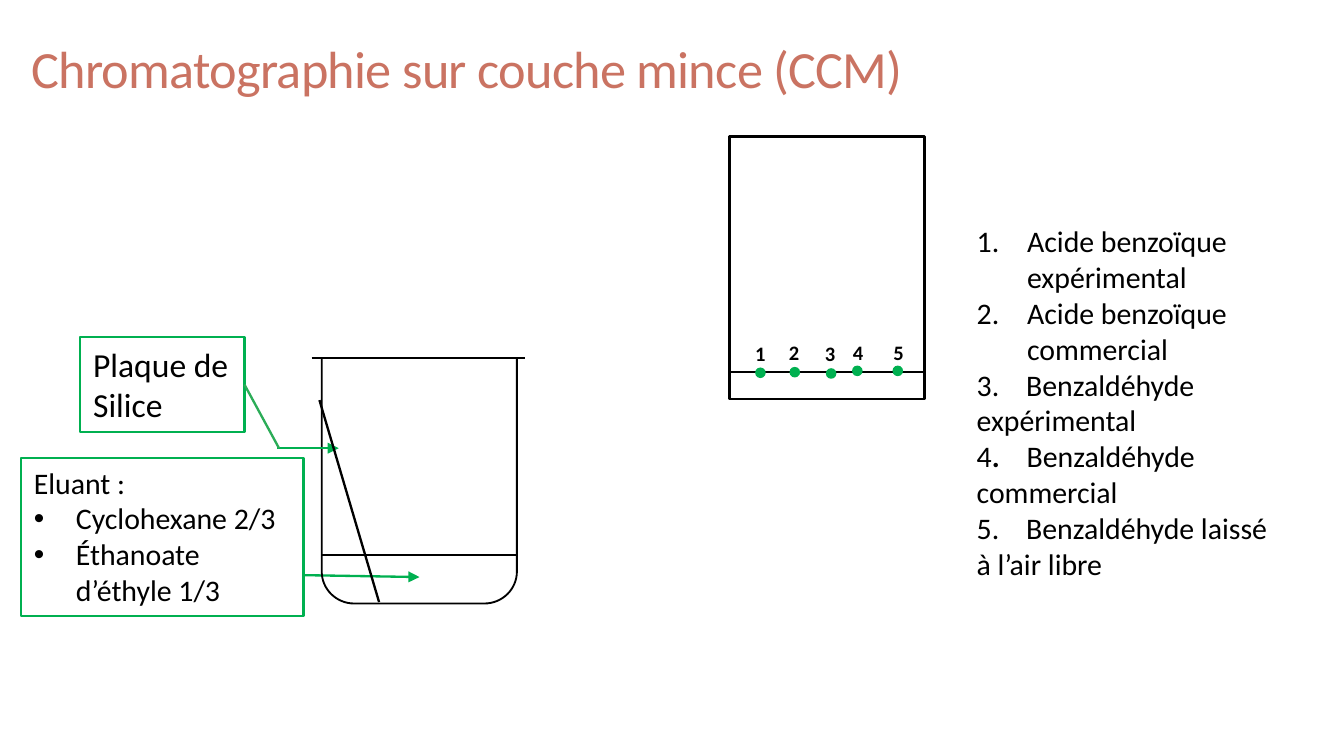
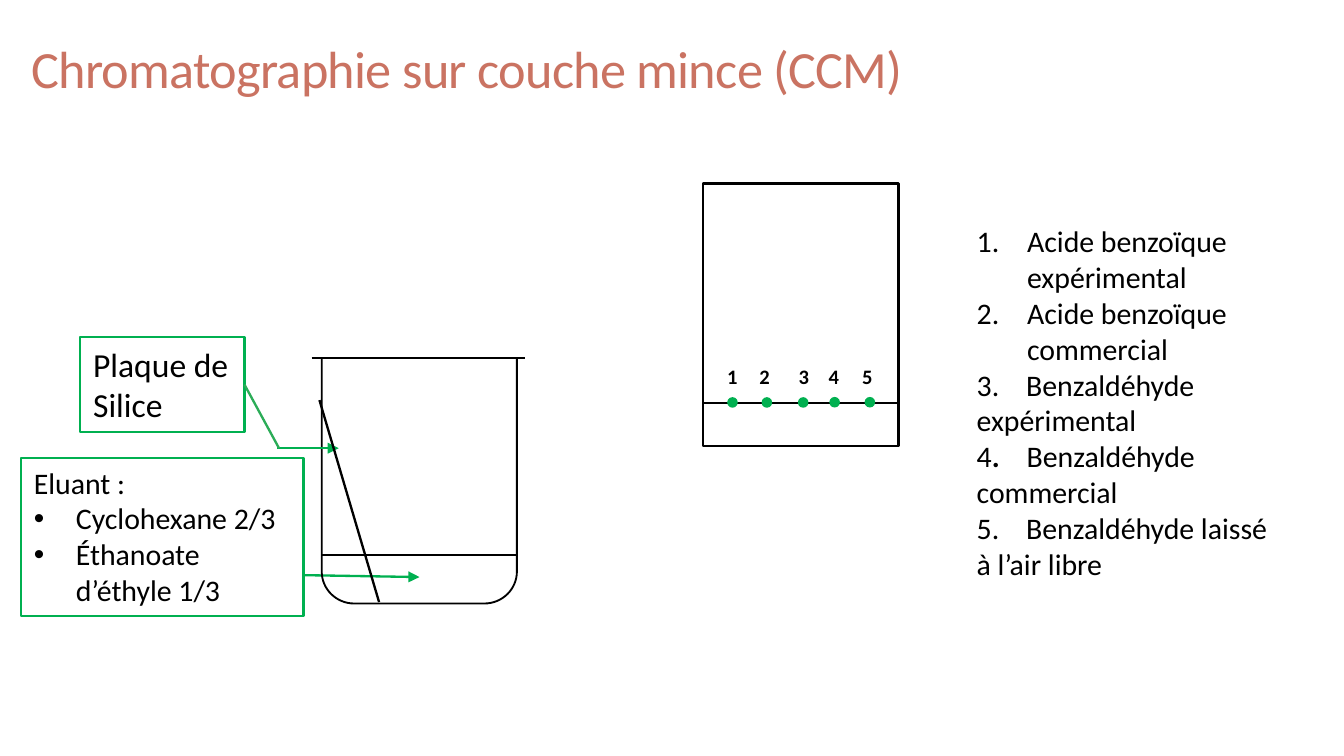
Before and after one commit to ChaponPhys/Agregation, a slide deck: slide 14 of Leçon chimie/LC 1/LC1-Pres-Séparation, purification contrpole de pureté.pptx (slide 11 before the commit). Drawn at 1344x756 pixels with LibreOffice and Linux fonts; fonts in the diff are those of the drawing. Boxes give left, top, right and bottom in pixels: in the first picture for what was removed or moved away, otherwise in the second. Text is boxed around its words. In the diff, an @@ line names an element or a change of style, - is before the commit and + after.

```diff
--- a/Leçon chimie/LC 1/LC1-Pres-Séparation, purification contrpole de pureté.pptx
+++ b/Leçon chimie/LC 1/LC1-Pres-Séparation, purification contrpole de pureté.pptx
@@ rectangle: place and size @@
-rectangle at (730, 137, 925, 399)
+rectangle at (703, 184, 898, 446)
@@ text "3": place and size @@
-text "3" at (825, 347, 835, 361)
+text "3" at (799, 370, 809, 384)
@@ text "4" rewrapped from (853, 346, 863, 366) to (829, 370, 839, 384) @@
@@ 3 texts: place and size @@
-3 texts at (755, 346, 903, 366)
+3 texts at (727, 370, 872, 384)
@@ 3 ellipses, 1 line: place and size @@
-3 ellipses, 1 line at (730, 366, 925, 379)
+3 ellipses, 1 line at (703, 396, 899, 409)
@@ ellipse: place and size @@
-ellipse at (755, 368, 766, 379)
+ellipse at (727, 398, 738, 409)
@@ ellipse: place and size @@
-ellipse at (892, 366, 903, 376)
+ellipse at (864, 396, 875, 407)
```
Also in this commit, not shown: 4 other slides changed, 4 slides added, 39 other files.
